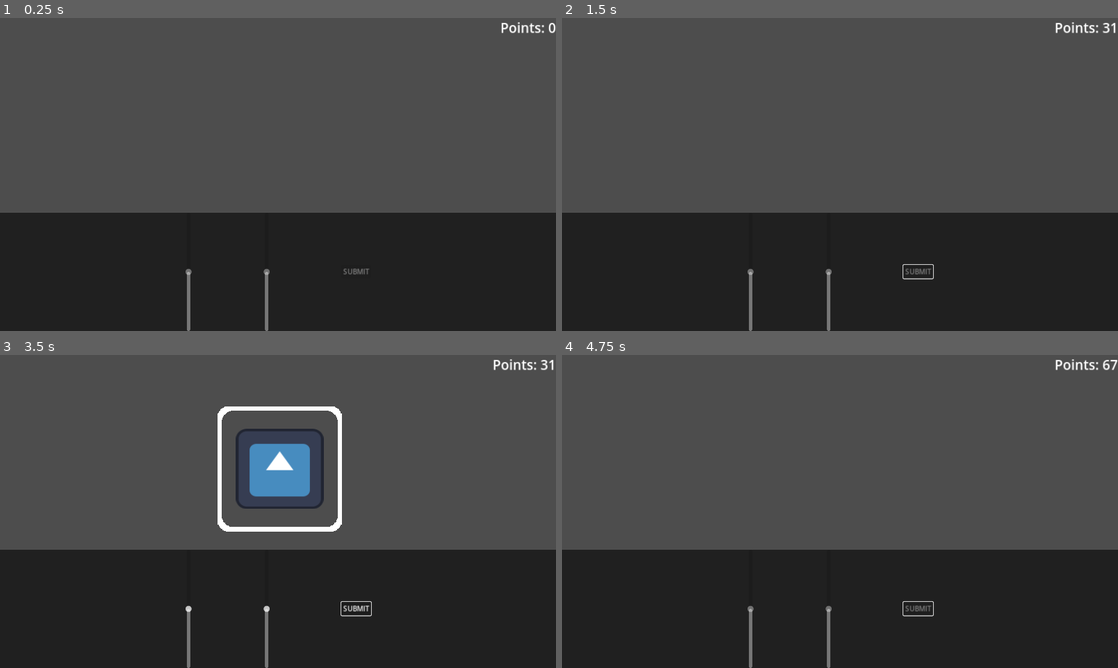
Above: before the commit, frames 1-4 (two rows, left to right).
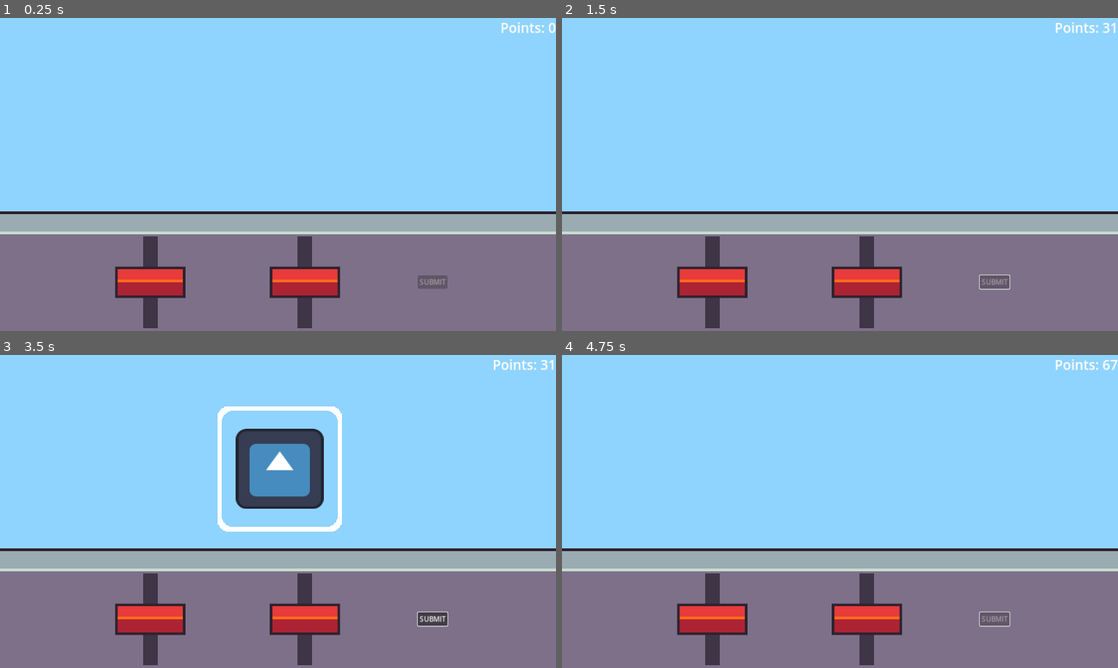
Above: after the commit, the same moments.

Repository: FixelDev/built-to-scale
Game: Godot game, scene res://scenes/game/game.tscn
Same seed, same stepped clock (60 frames per second), same inputs: the game is played once before the commit and once after it. The engine's default icon, where the game draws it, is replaced by a stand-in: a white triangle on a blue panel in a dark square.
Inputs (mouse positions are in pixels of both pictures, inside the frame that each line leads up to):
- Up to frame 1 (0.25 s): no input
- Up to frame 2 (1.5 s): tap Enter at 0.5 s; move the mouse to (962, 158) at 0.52 s; click "SUBMIT" at 1.25 s
- Up to frame 3 (3.5 s): tap Space at 2 s; move the mouse to (166, 527) at 2.02 s; tap Enter at 2.75 s; move the mouse to (333, 442) at 2.77 s
- Up to frame 4 (4.75 s): click "SUBMIT" at 3.5 s; tap Space at 4.25 s; move the mouse to (812, 574) at 4.27 s

The runs differ from the first frame. In frame 1, 99% of the frame differs, in the area x 0-100%, y 0-100%; in frame 2, 99%; in frame 3, 94%; in frame 4, 99%.
Error in both runs: Attempt to call function 'get_as_text' in base 'null instance' on a null instance. (res://globals/globals.gd:19)

Commit message:
Added first graphics for table and sliders

Diff:
--- a/globals/scene_manager/scene_manager.gd
+++ b/globals/scene_manager/scene_manager.gd
@@ -5,5 +5,5 @@
 @export var game_over_scene: PackedScene
 
 
-func change_scene(scene: PackedScene) -> void:
+func load_scene(scene: PackedScene) -> void:
 	get_tree().change_scene_to_packed(scene)
--- a/scenes/game/game.tscn
+++ b/scenes/game/game.tscn
@@ -1,14 +1,23 @@
-[gd_scene load_steps=9 format=3 uid="uid://caumargkuom31"]
+[gd_scene load_steps=12 format=3 uid="uid://caumargkuom31"]
 
 [ext_resource type="PackedScene" uid="uid://csf6q162d5e8q" path="res://scenes/game/player_console/scale_slider/scale_slider.tscn" id="1_5axh8"]
+[ext_resource type="Texture2D" uid="uid://ce3ikrj1vposp" path="res://scenes/game/player_console/table/table_top.png" id="2_i3xno"]
 [ext_resource type="Script" path="res://scenes/game/player_console/player_console_manager.gd" id="3_26j68"]
 [ext_resource type="Shader" path="res://entities/game_object/outline.gdshader" id="3_emfrl"]
 [ext_resource type="Script" path="res://scenes/game/game_object_manager/game_object_manager.gd" id="4_fmdik"]
 [ext_resource type="Script" path="res://scenes/game/points_manager/points_manager.gd" id="6_20o6s"]
 [ext_resource type="PackedScene" uid="uid://dvxkd3km0hrow" path="res://entities/game_object/test_game_object/test_game_object.tscn" id="6_iefuh"]
 
+[sub_resource type="StyleBoxFlat" id="StyleBoxFlat_co8uf"]
+bg_color = Color(0.560784, 0.827451, 1, 1)
+
 [sub_resource type="StyleBoxFlat" id="StyleBoxFlat_rxm14"]
-bg_color = Color(0.125911, 0.125911, 0.125911, 1)
+bg_color = Color(0.498039, 0.439216, 0.541176, 1)
+
+[sub_resource type="StyleBoxTexture" id="StyleBoxTexture_f4f56"]
+texture = ExtResource("2_i3xno")
+texture_margin_top = 6.0
+texture_margin_bottom = 6.0
 
 [sub_resource type="ShaderMaterial" id="ShaderMaterial_8ebnn"]
 shader = ExtResource("3_emfrl")
@@ -20,46 +29,74 @@
 
 [node name="Game" type="Node2D"]
 
+[node name="Panel" type="Panel" parent="."]
+offset_right = 1282.0
+offset_bottom = 706.0
+theme_override_styles/panel = SubResource("StyleBoxFlat_co8uf")
+
 [node name="UI" type="CanvasLayer" parent="."]
 
-[node name="Table" type="Panel" parent="UI"]
-anchors_preset = 12
-anchor_top = 1.0
-anchor_right = 1.0
-anchor_bottom = 1.0
-offset_top = -272.0
-grow_horizontal = 2
-grow_vertical = 0
-theme_override_styles/panel = SubResource("StyleBoxFlat_rxm14")
-
-[node name="HBoxContainer" type="HBoxContainer" parent="UI/Table"]
-layout_mode = 1
+[node name="Table" type="Control" parent="UI"]
+layout_mode = 3
 anchors_preset = 15
 anchor_right = 1.0
 anchor_bottom = 1.0
 grow_horizontal = 2
 grow_vertical = 2
+
+[node name="TableBot" type="Panel" parent="UI/Table"]
+layout_mode = 1
+anchors_preset = 12
+anchor_top = 1.0
+anchor_right = 1.0
+anchor_bottom = 1.0
+offset_top = -224.0
+grow_horizontal = 2
+grow_vertical = 0
+theme_override_styles/panel = SubResource("StyleBoxFlat_rxm14")
+
+[node name="HBoxContainer" type="HBoxContainer" parent="UI/Table/TableBot"]
+layout_mode = 1
+anchors_preset = 15
+anchor_right = 1.0
+anchor_bottom = 1.0
+offset_top = 6.0
+offset_bottom = -6.0
+grow_horizontal = 2
+grow_vertical = 2
 theme_override_constants/separation = 164
 alignment = 1
 
-[node name="ScaleSliderX" parent="UI/Table/HBoxContainer" instance=ExtResource("1_5axh8")]
+[node name="ScaleSliderX" parent="UI/Table/TableBot/HBoxContainer" instance=ExtResource("1_5axh8")]
 unique_name_in_owner = true
 layout_mode = 2
 editable = false
 scale_multiplier = Vector2(0.1, 0)
 
-[node name="ScaleSliderY" parent="UI/Table/HBoxContainer" instance=ExtResource("1_5axh8")]
+[node name="ScaleSliderY" parent="UI/Table/TableBot/HBoxContainer" instance=ExtResource("1_5axh8")]
 unique_name_in_owner = true
 layout_mode = 2
 editable = false
 scale_multiplier = Vector2(0, 0.1)
 
-[node name="SubmitButton" type="Button" parent="UI/Table/HBoxContainer"]
+[node name="SubmitButton" type="Button" parent="UI/Table/TableBot/HBoxContainer"]
 unique_name_in_owner = true
 layout_mode = 2
 size_flags_vertical = 4
 disabled = true
 text = "SUBMIT"
+
+[node name="TableTop" type="Panel" parent="UI/Table"]
+layout_mode = 1
+anchors_preset = 14
+anchor_top = 0.5
+anchor_right = 1.0
+anchor_bottom = 0.5
+offset_top = 85.0
+offset_bottom = 137.0
+grow_horizontal = 2
+grow_vertical = 2
+theme_override_styles/panel = SubResource("StyleBoxTexture_f4f56")
 
 [node name="PointsLabel" type="Label" parent="UI"]
 unique_name_in_owner = true
@@ -95,10 +132,9 @@
 [node name="GameTimer" type="Timer" parent="Timers"]
 wait_time = 6.0
 one_shot = true
-autostart = true
 
-[connection signal="pressed" from="UI/Table/HBoxContainer/SubmitButton" to="PlayerConsoleManager" method="_on_submit_button_pressed"]
-[connection signal="pressed" from="UI/Table/HBoxContainer/SubmitButton" to="GameObjectManager" method="_on_submit_button_pressed"]
+[connection signal="pressed" from="UI/Table/TableBot/HBoxContainer/SubmitButton" to="PlayerConsoleManager" method="_on_submit_button_pressed"]
+[connection signal="pressed" from="UI/Table/TableBot/HBoxContainer/SubmitButton" to="GameObjectManager" method="_on_submit_button_pressed"]
 [connection signal="accuracy_calculated" from="PlayerConsoleManager" to="PointsManager" method="_on_player_console_manager_accuracy_calculated"]
 [connection signal="game_object_destroyed" from="GameObjectManager" to="PlayerConsoleManager" method="_on_game_object_manager_game_object_destroyed"]
 [connection signal="game_object_spawned" from="GameObjectManager" to="PlayerConsoleManager" method="_on_game_object_manager_game_object_spawned"]
--- a/scenes/game/player_console/player_console_manager.gd
+++ b/scenes/game/player_console/player_console_manager.gd
@@ -91,4 +91,4 @@
 
 	await get_tree().create_timer(2).timeout
 
-	SceneManager.change_scene(SceneManager.game_over_scene)
+	SceneManager.load_scene(SceneManager.game_over_scene)
--- a/scenes/game/player_console/scale_slider/scale_slider.tscn
+++ b/scenes/game/player_console/scale_slider/scale_slider.tscn
@@ -1,8 +1,26 @@
-[gd_scene load_steps=2 format=3 uid="uid://csf6q162d5e8q"]
+[gd_scene load_steps=6 format=3 uid="uid://csf6q162d5e8q"]
 
+[ext_resource type="Texture2D" uid="uid://bdpoce6h1n8s4" path="res://scenes/game/player_console/scale_slider/slider_handle.png" id="1_qyy3i"]
 [ext_resource type="Script" path="res://scenes/game/player_console/scale_slider/scale_slider.gd" id="1_uunin"]
+[ext_resource type="Texture2D" uid="uid://bfyuf2fnyvell" path="res://scenes/game/player_console/scale_slider/slider_area_bg.png" id="2_sndn5"]
+
+[sub_resource type="StyleBoxTexture" id="StyleBoxTexture_wvq2w"]
+content_margin_left = 60.0
+content_margin_top = 4.0
+content_margin_right = 60.0
+content_margin_bottom = 4.0
+texture = ExtResource("2_sndn5")
+
+[sub_resource type="StyleBoxEmpty" id="StyleBoxEmpty_5xsdn"]
 
 [node name="ScaleSlider" type="VSlider"]
+theme_override_icons/grabber = ExtResource("1_qyy3i")
+theme_override_icons/grabber_highlight = ExtResource("1_qyy3i")
+theme_override_icons/grabber_disabled = ExtResource("1_qyy3i")
+theme_override_icons/tick = ExtResource("1_qyy3i")
+theme_override_styles/slider = SubResource("StyleBoxTexture_wvq2w")
+theme_override_styles/grabber_area = SubResource("StyleBoxTexture_wvq2w")
+theme_override_styles/grabber_area_highlight = SubResource("StyleBoxEmpty_5xsdn")
 min_value = -1.0
 max_value = 1.0
 step = 0.01
--- /dev/null
+++ b/scenes/menu/menu.gd
@@ -0,0 +1,5 @@
+extends Node2D
+
+
+func _on_start_button_pressed():
+	SceneManager.load_scene(SceneManager.game_scene)
--- a/scenes/menu/menu.tscn
+++ b/scenes/menu/menu.tscn
@@ -1,3 +1,24 @@
-[gd_scene format=3 uid="uid://drhoklgec3yb2"]
+[gd_scene load_steps=2 format=3 uid="uid://drhoklgec3yb2"]
+
+[ext_resource type="Script" path="res://scenes/menu/menu.gd" id="1_oijke"]
 
 [node name="Menu" type="Node2D"]
+script = ExtResource("1_oijke")
+
+[node name="UI" type="CanvasLayer" parent="."]
+
+[node name="StartButton" type="Button" parent="UI"]
+anchors_preset = 8
+anchor_left = 0.5
+anchor_top = 0.5
+anchor_right = 0.5
+anchor_bottom = 0.5
+offset_left = -4.0
+offset_top = -4.0
+offset_right = 4.0
+offset_bottom = 4.0
+grow_horizontal = 2
+grow_vertical = 2
+text = "Start"
+
+[connection signal="pressed" from="UI/StartButton" to="." method="_on_start_button_pressed"]
Binary file added: room_project.aseprite
Binary file added: room_project.png
Not shown, added: room_project.png.import
Binary file added: scenes/game/player_console/scale_slider/slider_area_bg.aseprite
Binary file added: scenes/game/player_console/scale_slider/slider_area_bg.png
Not shown, added: scenes/game/player_console/scale_slider/slider_area_bg.png.import
Binary file added: scenes/game/player_console/scale_slider/slider_handle.aseprite
Binary file added: scenes/game/player_console/scale_slider/slider_handle.png
Not shown, added: scenes/game/player_console/scale_slider/slider_handle.png.import
Binary file added: scenes/game/player_console/table/table_top.aseprite
Binary file added: scenes/game/player_console/table/table_top.png
Not shown, added: scenes/game/player_console/table/table_top.png.import
